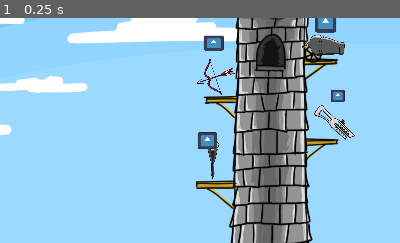
Above: before the commit, frame 1.
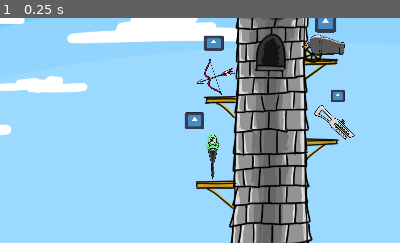
Above: after the commit, the same moment.

Repository: thebiggestpapi/Tower_dev
Game: Godot game, scene res://Scenes/main.tscn
Two runs of this game, one before a commit and one after it. Both use one fixed random seed, a clock stepped at 60 frames per second and the inputs below. The engine's default icon, where the game draws it, is replaced by a stand-in: a white triangle on a blue panel in a dark square.
Inputs:
- Up to frame 1 (0.25 s): no input
The pictures show only the part of the screen within x 17-67%, y 27-77%; the shares and areas given below are measured in that part.

The runs differ from the first frame. In frame 1, 0.7% of the frame differs, in the area x 46-55%, y 41-59%.

Commit message:
bomb_explosion(anim_missing)

Diff:
--- /dev/null
+++ b/Scenes/Projectiles/canon_proj_explosion.tscn
@@ -0,0 +1,18 @@
+[gd_scene load_steps=3 format=3 uid="uid://cpfrarx5n8r8w"]
+
+[ext_resource type="Texture2D" uid="uid://l7yvpdfs041t" path="res://icon.svg" id="2_cyjql"]
+
+[sub_resource type="RectangleShape2D" id="RectangleShape2D_cyjql"]
+size = Vector2(112, 20)
+
+[node name="Canon_proj_explosion" type="Area2D" groups=["Canon_explosion"]]
+
+[node name="Sprite2D" type="Sprite2D" parent="."]
+position = Vector2(-1.13687e-13, -4.76837e-07)
+scale = Vector2(0.890625, 0.222656)
+texture = ExtResource("2_cyjql")
+
+[node name="CollisionShape2D" type="CollisionShape2D" parent="."]
+position = Vector2(-6.77626e-21, -2.84217e-14)
+scale = Vector2(1, 1)
+shape = SubResource("RectangleShape2D_cyjql")
--- a/Scenes/Projectiles/magic_proj.tscn
+++ b/Scenes/Projectiles/magic_proj.tscn
@@ -4,11 +4,13 @@
 [ext_resource type="Script" uid="uid://qatn4t8fvqm6" path="res://Scripts/Projectiles/magic_proj_area.gd" id="1_brorg"]
 
 [sub_resource type="CircleShape2D" id="CircleShape2D_01f0g"]
+radius = 35.0
 
 [node name="Magic_proj_area" type="Area2D" groups=["Magic"]]
 script = ExtResource("1_brorg")
 
 [node name="CollisionShape2D" type="CollisionShape2D" parent="."]
+position = Vector2(1, -3)
 shape = SubResource("CircleShape2D_01f0g")
 
 [node name="Sprite2D2" type="Sprite2D" parent="."]
--- a/Scenes/Turrets/magic_turret_upgrade.tscn
+++ b/Scenes/Turrets/magic_turret_upgrade.tscn
@@ -7,7 +7,7 @@
 size = Vector2(44, 37)
 
 [node name="Magic_turret_upgrade" type="Node2D"]
-position = Vector2(-19, -66)
+position = Vector2(-50, -114)
 
 [node name="Sprite2D" type="Sprite2D" parent="."]
 position = Vector2(11.5, -8.5)
--- a/Scenes/enemy_spawning.tscn
+++ b/Scenes/enemy_spawning.tscn
@@ -6,6 +6,6 @@
 script = ExtResource("1_c87fy")
 
 [node name="Wave_timer" type="Timer" parent="."]
-wait_time = 10.0
+wait_time = 2.0
 
 [connection signal="timeout" from="Wave_timer" to="." method="_on_wave_timer_timeout"]
--- a/Scripts/Enemies/enemy1_area.gd
+++ b/Scripts/Enemies/enemy1_area.gd
@@ -4,8 +4,7 @@
 @export var HEALTH = 15
 @onready var is_shootable_archer = false
 @onready var is_shootable_railgun = false
-@onready var is_shootable_magic = false
-@onready var is_shootable_canon = false
+
 
 func _on_area_entered(area: Area2D) -> void:
 	if area.is_in_group("Tower_area"):
@@ -15,9 +14,9 @@
 		get_hit_arrow()
 	elif area.is_in_group("Railgun") and is_instance_valid(area) and is_shootable_railgun:
 		get_hit_railgun()
-	elif area.is_in_group("Magic") and is_instance_valid(area) and is_shootable_magic:
+	elif area.is_in_group("Magic") and is_instance_valid(area):
 		get_hit_magic()
-	elif area.is_in_group("Canon") and is_instance_valid(area) and is_shootable_canon:
+	elif area.is_in_group("Canon_explosion") and is_instance_valid(area):
 		get_hit_canon()
 
 func get_hit_arrow():
--- a/Scripts/Enemies/enemy_2_area.gd
+++ b/Scripts/Enemies/enemy_2_area.gd
@@ -4,8 +4,6 @@
 @export var HEALTH = 15
 @onready var is_shootable_archer = false
 @onready var is_shootable_railgun = false
-@onready var is_shootable_magic = false
-@onready var is_shootable_canon = false
 
 func _on_area_entered(area: Area2D) -> void:
 	if area.is_in_group("Tower_area"):
@@ -15,9 +13,9 @@
 		get_hit_arrow()
 	elif area.is_in_group("Railgun") and is_instance_valid(area) and is_shootable_railgun:
 		get_hit_railgun()
-	elif area.is_in_group("Magic") and is_instance_valid(area) and is_shootable_magic:
+	elif area.is_in_group("Magic") and is_instance_valid(area):
 		get_hit_magic()
-	elif area.is_in_group("Canon") and is_instance_valid(area) and is_shootable_canon:
+	elif area.is_in_group("Canon_explosion") and is_instance_valid(area):
 		get_hit_canon()
 
 func get_hit_arrow():
--- a/Scripts/Enemies/enemy_3_area.gd
+++ b/Scripts/Enemies/enemy_3_area.gd
@@ -4,8 +4,6 @@
 @export var HEALTH = 15
 @onready var is_shootable_archer = false
 @onready var is_shootable_railgun = false
-@onready var is_shootable_magic = false
-@onready var is_shootable_canon = false
 
 func _on_area_entered(area: Area2D) -> void:
 	if area.is_in_group("Tower_area"):
@@ -15,9 +13,9 @@
 		get_hit_arrow()
 	elif area.is_in_group("Railgun") and is_instance_valid(area) and is_shootable_railgun:
 		get_hit_railgun()
-	elif area.is_in_group("Magic") and is_instance_valid(area) and is_shootable_magic:
+	elif area.is_in_group("Magic") and is_instance_valid(area):
 		get_hit_magic()
-	elif area.is_in_group("Canon") and is_instance_valid(area) and is_shootable_canon:
+	elif area.is_in_group("Canon_explosion") and is_instance_valid(area):
 		get_hit_canon()
 
 func get_hit_arrow():
--- a/Scripts/Projectiles/canon_proj_area.gd
+++ b/Scripts/Projectiles/canon_proj_area.gd
@@ -1,8 +1,9 @@
 extends Area2D
-
 @onready var get_turret_upgr = get_tree().root.get_node(
 "Main/Turrets/Canon_turret/Canon_turret_upgrade/Canon_turret_upgrade_area")
 @onready var canon_speed = get_turret_upgr.canon_speed
+var canon_explosion = preload("res://Scenes/Projectiles/canon_proj_explosion.tscn")
+@onready var projectiles = get_tree().get_root().get_node("Main/Projectiles")
 
 var last_known_position: Vector2
 var target: Area2D
@@ -18,8 +19,16 @@
 	else:
 		global_position = global_position.move_toward(
 			last_known_position, canon_speed * delta)
-	arrow_destroyed()
+	explosion(last_known_position)
+	canon_destroyed()
 
-func arrow_destroyed():
+func canon_destroyed():
 	if global_position.is_equal_approx(last_known_position):
 		self.queue_free()
+
+func explosion(last_known_position):
+	if global_position.is_equal_approx(last_known_position):
+		var explosion_instance = canon_explosion.instantiate()
+		projectiles.add_child(explosion_instance)
+		explosion_instance.global_position = last_known_position
+		projectiles.remove_child(explosion_instance)
--- /dev/null
+++ b/Scripts/Projectiles/canon_proj_explosion.gd
@@ -0,0 +1 @@
+extends Area2D
--- a/Scripts/Projectiles/magic_proj_area.gd
+++ b/Scripts/Projectiles/magic_proj_area.gd
@@ -18,8 +18,8 @@
 	else:
 		global_position = global_position.move_toward(
 			last_known_position, magic_speed * delta)
-	arrow_destroyed()
+	magic_destroyed()
 
-func arrow_destroyed():
+func magic_destroyed():
 	if global_position.is_equal_approx(last_known_position):
 		self.queue_free()
--- a/Scripts/Projectiles/railgun_proj_area.gd
+++ b/Scripts/Projectiles/railgun_proj_area.gd
@@ -18,8 +18,8 @@
 	else:
 		global_position = global_position.move_toward(
 			last_known_position, railgun_speed * delta)
-	arrow_destroyed()
+	railgun_destroyed()
 
-func arrow_destroyed():
+func railgun_destroyed():
 	if global_position.is_equal_approx(last_known_position):
 		self.queue_free()
--- a/Scripts/Turrets/Turret_upgrading/archer_turret_upgrade_area.gd
+++ b/Scripts/Turrets/Turret_upgrading/archer_turret_upgrade_area.gd
@@ -6,6 +6,7 @@
 
 func _on_mouse_entered() -> void:
 	clickable = true
+	Input.set_default_cursor_shape(2)
 
 func _process(delta: float) -> void:
 	if clickable:
@@ -15,6 +16,7 @@
 
 func _on_mouse_exited() -> void:
 	clickable = false
+	Input.set_default_cursor_shape(0)
 
 func upgrade_turret():
 	var get_arrow_cd = get_tree().root.get_node(
--- a/Scripts/Turrets/Turret_upgrading/canon_turret_upgrade_area.gd
+++ b/Scripts/Turrets/Turret_upgrading/canon_turret_upgrade_area.gd
@@ -6,6 +6,7 @@
 
 func _on_mouse_entered() -> void:
 	clickable = true
+	Input.set_default_cursor_shape(2)
 
 func _process(delta: float) -> void:
 	if clickable:
@@ -15,6 +16,7 @@
 
 func _on_mouse_exited() -> void:
 	clickable = false
+	Input.set_default_cursor_shape(0)
 
 func upgrade_turret():
 	var get_canon_cd = get_tree().root.get_node(
--- a/Scripts/Turrets/Turret_upgrading/magic_turret_upgrade_area.gd
+++ b/Scripts/Turrets/Turret_upgrading/magic_turret_upgrade_area.gd
@@ -6,6 +6,7 @@
 
 func _on_mouse_entered() -> void:
 	clickable = true
+	Input.set_default_cursor_shape(2)
 
 func _process(delta: float) -> void:
 	if clickable:
@@ -15,6 +16,7 @@
 
 func _on_mouse_exited() -> void:
 	clickable = false
+	Input.set_default_cursor_shape(0)
 
 func upgrade_turret():
 	var get_magic_cd = get_tree().root.get_node(
--- a/Scripts/Turrets/Turret_upgrading/railgun_turret_upgrade_area.gd
+++ b/Scripts/Turrets/Turret_upgrading/railgun_turret_upgrade_area.gd
@@ -6,6 +6,7 @@
 
 func _on_mouse_entered() -> void:
 	clickable = true
+	Input.set_default_cursor_shape(2)
 
 func _process(delta: float) -> void:
 	if clickable:
@@ -15,6 +16,7 @@
 
 func _on_mouse_exited() -> void:
 	clickable = false
+	Input.set_default_cursor_shape(0)
 
 func upgrade_turret():
 	var get_railgun_cd = get_tree().root.get_node(
--- a/Scripts/Turrets/canon_turret_area.gd
+++ b/Scripts/Turrets/canon_turret_area.gd
@@ -26,7 +26,6 @@
 func assign_order(area):
 	if enemy_prio_order.size() > 0 and is_instance_valid(enemy_prio_order[0]):
 		current_target = enemy_prio_order[0]
-		current_target.is_shootable_canon = true
 	else:
 		current_target = null
 	enemy_prio_order.append(area)
@@ -48,6 +47,5 @@
 	enemy_prio_order.pop_front()
 	if enemy_prio_order.size() > 0 and is_instance_valid(enemy_prio_order[0]):
 		current_target = enemy_prio_order[0]
-		current_target.is_shootable_canon = true
 	else:
 		return
--- a/Scripts/Turrets/magic_turret_area.gd
+++ b/Scripts/Turrets/magic_turret_area.gd
@@ -26,7 +26,6 @@
 func assign_order(area):
 	if enemy_prio_order.size() > 0 and is_instance_valid(enemy_prio_order[0]):
 		current_target = enemy_prio_order[0]
-		current_target.is_shootable_magic = true
 	else:
 		current_target = null
 	enemy_prio_order.append(area)
@@ -48,6 +47,5 @@
 	enemy_prio_order.pop_front()
 	if enemy_prio_order.size() > 0 and is_instance_valid(enemy_prio_order[0]):
 		current_target = enemy_prio_order[0]
-		current_target.is_shootable_magic = true
 	else:
 		return
--- a/project.godot
+++ b/project.godot
@@ -27,9 +27,9 @@
 Enemy=""
 Arrow=""
 Magic=""
-Canon=""
 Railgun=""
 shootable=""
+Canon=""
 
 [input]
 
Not shown, added: Scripts/Projectiles/canon_proj_explosion.gd.uid
